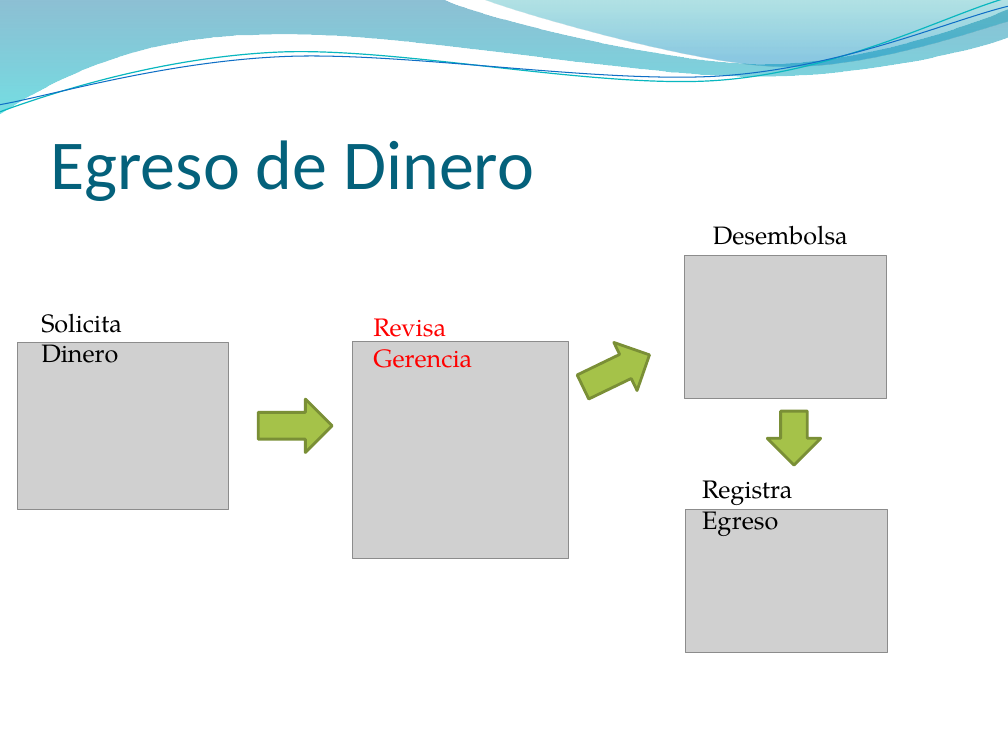
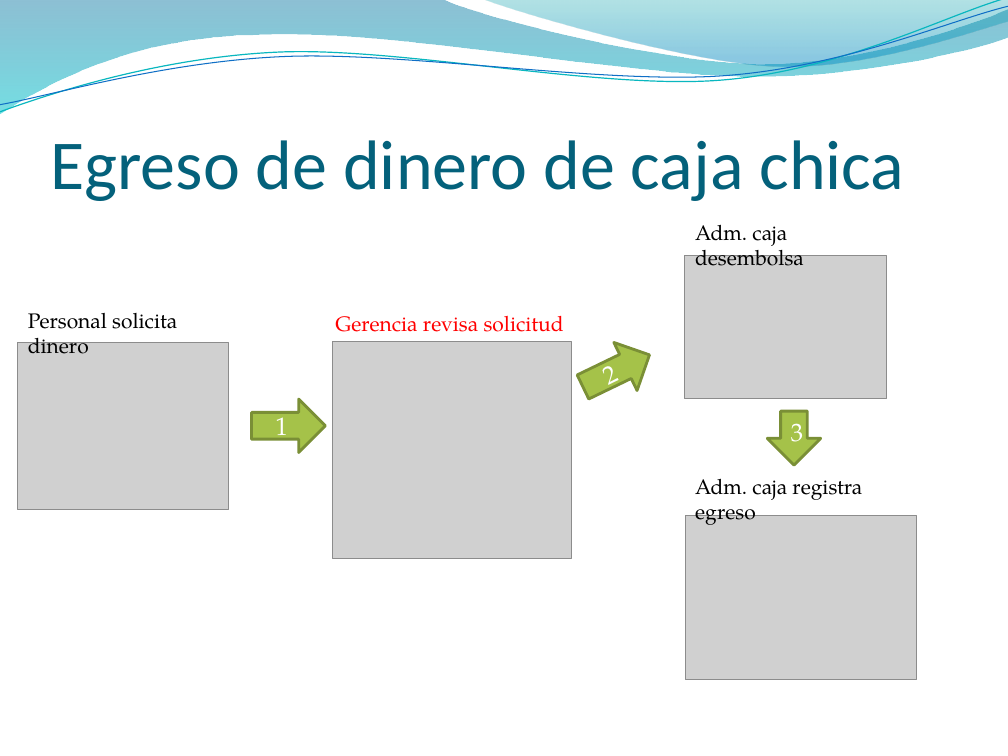
Before and after one commit to camiloreynaga/mech, a slide deck: slide 5 of Presentaciones/Proceso de Cajas chicas.pptx (slide 3 before the commit). Drawn at 1008x756 pixels with LibreOffice and Linux fonts; fonts in the diff are those of the drawing; grey boxes stand for pictures; background and template pictures are left out. Boxes give left, top, right and bottom in pixels: in the first picture for what was removed or moved away, otherwise in the second. Text is boxed around its words. In the diff, an @@ line names an element or a change of style, - is before the commit and + after.

```diff
--- a/Presentaciones/Proceso de Cajas chicas.pptx
+++ b/Presentaciones/Proceso de Cajas chicas.pptx
@@ title at <box>50,140,905,201</box>: text changed @@
-Egreso de Dinero
+Egreso de dinero de caja chica
@@ text at <box>695,224,804,266</box>: text changed; size 18 to 15 pt @@
-Desembolsa
+Adm. caja desembolsa
@@ text at <box>28,313,177,354</box>: text changed; size 18 to 15 pt @@
-Solicita Dinero
+Personal solicita dinero
@@ text at <box>335,316,564,332</box>: text changed; size 18 to 15 pt @@
-Revisa Gerencia
+Gerencia revisa solicitud
@@ picture: place and size @@
-picture at <box>352,342,569,558</box>
+picture at <box>332,342,571,558</box>
@@ text in right arrow at <box>609,359,620,395</box>: text added @@
+2
@@ right arrow "1": place and size @@
-right arrow "1" at <box>258,399,332,453</box>
+right arrow "1" at <box>252,399,326,453</box>
@@ text in right arrow at <box>275,409,288,445</box>: text added @@
+1
@@ text in down arrow at <box>791,423,804,442</box>: text added @@
+3
@@ text at <box>695,478,862,525</box>: text changed; size 18 to 15 pt @@
-Registra Egreso
+Adm. caja registra egreso
@@ picture: place and size @@
-picture at <box>685,510,888,653</box>
+picture at <box>685,515,917,679</box>
```
Also in this commit, not shown: 1 other slide changed, 5 slides added.
